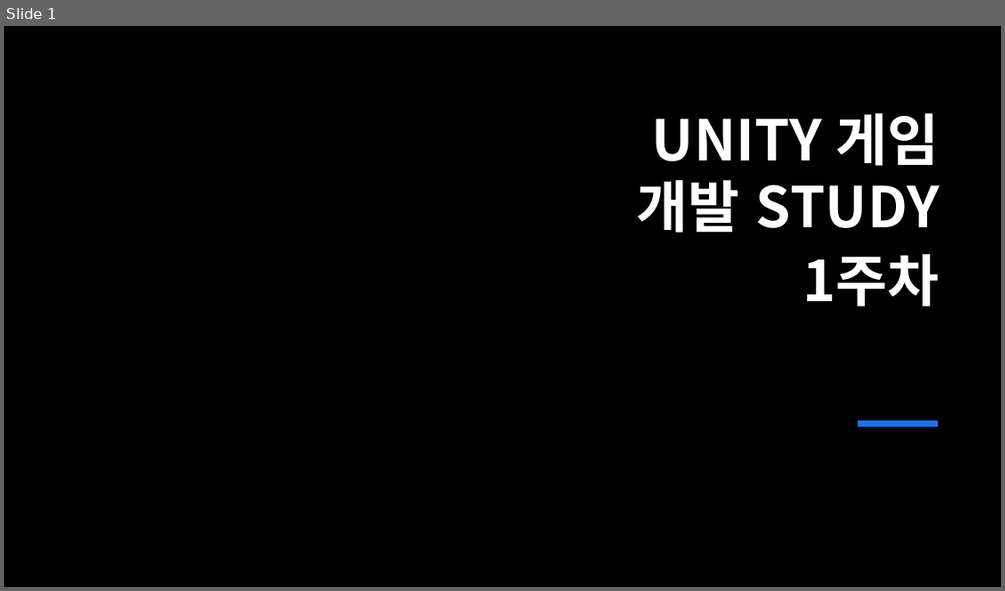
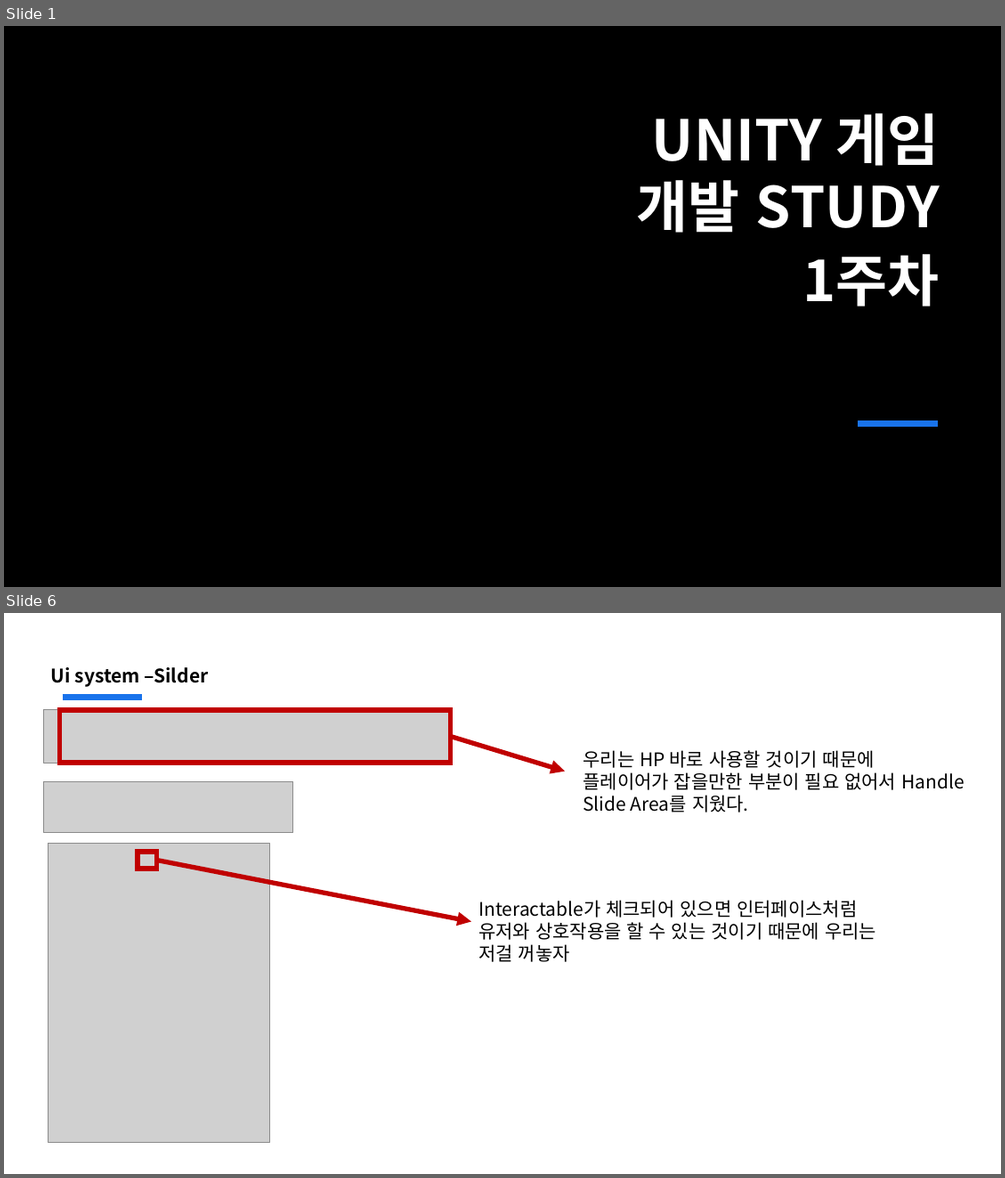
Before and after one commit to jsjin01/MJsec_Unity_Mentoring, a slide deck: MJsec_게임 개발 멘토링/MJsec_4주차.pptx. Shown one above the other, each under a label of ours: slide 1 before the commit, slides 1 and 6 after it; the slides between them are not shown. The pictures are 1005x591 and 1005x1178 pixels, drawn with LibreOffice and Linux fonts; fonts in the diff are those of the drawing; grey boxes stand for pictures; background and template pictures are left out. Boxes give left, top, right and bottom in pixels: in the first picture for what was removed or moved away, otherwise in the second. Text is boxed around its words. In the diff, an @@ line names an element or a change of style, - is before the commit and + after.

```diff
--- a/MJsec_게임 개발 멘토링/MJsec_4주차.pptx
+++ b/MJsec_게임 개발 멘토링/MJsec_4주차.pptx
@@ slide 6 added at (4,613,1001,1174), background #FFFFFF @@
@@ text added at (51,667,209,687), 18 pt, text #000000, bold @@
+Ui system –Silder
@@ picture added at (44,709,451,763) @@
@@ rectangle added at (59,710,451,763), outline #C00000 4.5 pt @@
@@ line added from (63, 698) to (142, 698), #1973EB 6 pt @@
@@ arrow added from (451, 737) to (565, 771), #C00000 4.5 pt @@
@@ text added at (582,750,963,812), 18 pt, text #000000 @@
+우리는 HP 바로 사용할 것이기 때문에
+플레이어가 잡을만한 부분이 필요 없어서 Handle Slide Area를 지웠다.
@@ picture added at (44,781,292,833) @@
@@ picture added at (48,844,269,1143) @@
@@ rectangle added at (138,852,157,868), outline #C00000 4.5 pt @@
@@ arrow added from (156, 860) to (471, 921), #C00000 4.5 pt @@
@@ text added at (478,900,876,962), 18 pt, text #000000 @@
+Interactable가 체크되어 있으면 인터페이스처럼 유저와 상호작용을 할 수 있는 것이기 때문에 우리는 저걸 꺼놓자
```
Also in this commit, not shown: 12 other slides added, 9 slides removed, 12 other files.
